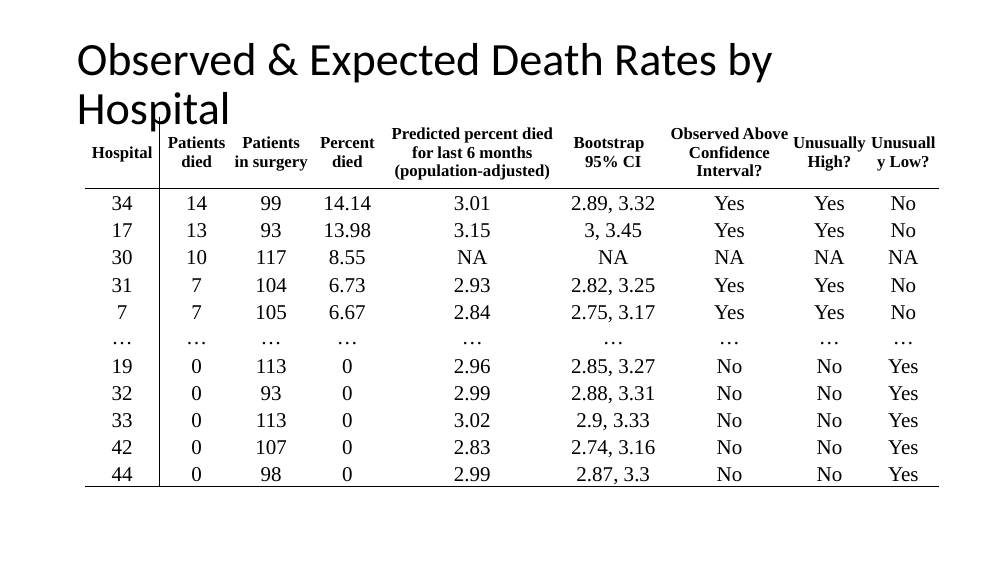
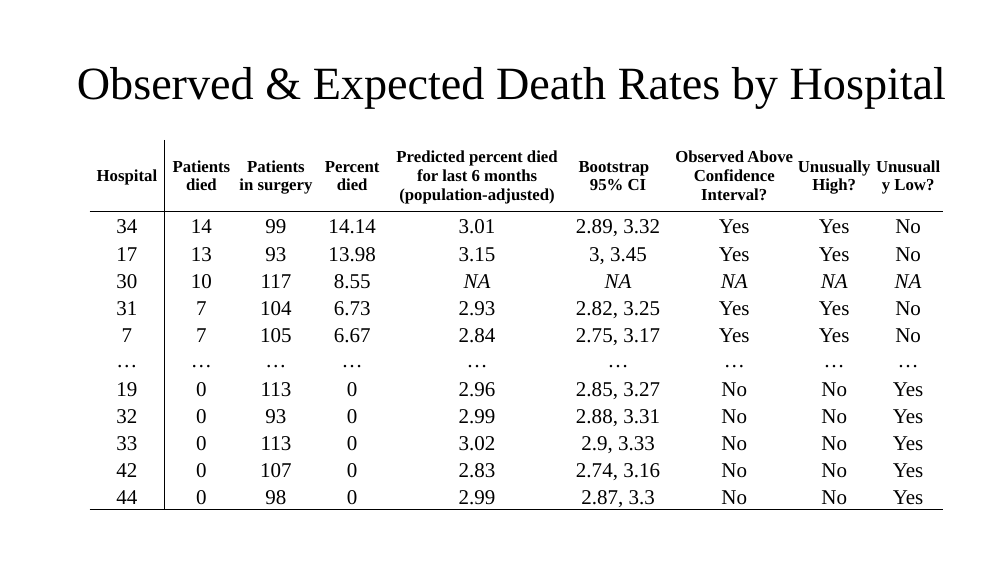
Before and after one commit to johnsra3/bios6623-johnsra3, a slide deck: slide 6 of Project2/Reports/Project 2 Final Presentation.pptx. Drawn at 1008x567 pixels with LibreOffice and Linux fonts; fonts in the diff are those of the drawing. Boxes give left, top, right and bottom in pixels: in the first picture for what was removed or moved away, otherwise in the second. Text is boxed around its words. In the diff, an @@ line names an element or a change of style, - is before the commit and + after.

```diff
--- a/Project2/Reports/Project 2 Final Presentation.pptx
+++ b/Project2/Reports/Project 2 Final Presentation.pptx
@@ title "Observed & Expected Death Rates ..." at box(77, 67, 946, 109): font Calibri to Times New Roman @@
@@ table at box(90, 140, 944, 511) @@
@@ italic on in "NA", "NA", "NA", "NA" and 1 more places @@
@@ table: place and size @@
-table at box(85, 116, 939, 488)
+table at box(90, 140, 944, 511)
```
Also in this commit, not shown: 6 other slides changed, 1 other file.
